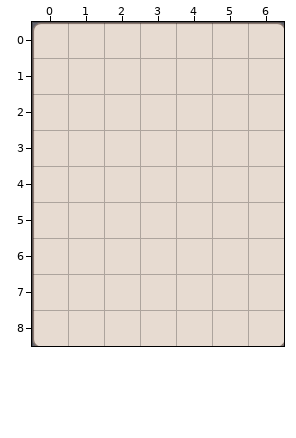
Tiled map -- HungryGame/proj.win32/map/47.tmx. That is the earlier state.
Cells are 60x60 px. Shown: x 0..6, y 0..8.
Now the later version:
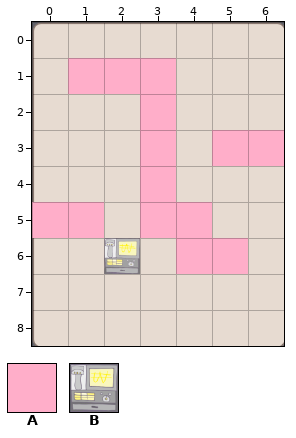
Key: from "metaset1": A 0; from "wall": B 0.
_ is an empty cell, . an unchanged one.
Diff:
--- layer "wall"
@@ x 2..2 @@
-6 _
+6 B
--- layer "Items"
@@ x 0..6 @@
-1 .___...
-2 ..._...
-3 ..._.__
-4 ..._...
-5 __.__..
-6 ....__.
+1 .AAA...
+2 ...A...
+3 ...A.AA
+4 ...A...
+5 AA.AA..
+6 ....AA.
